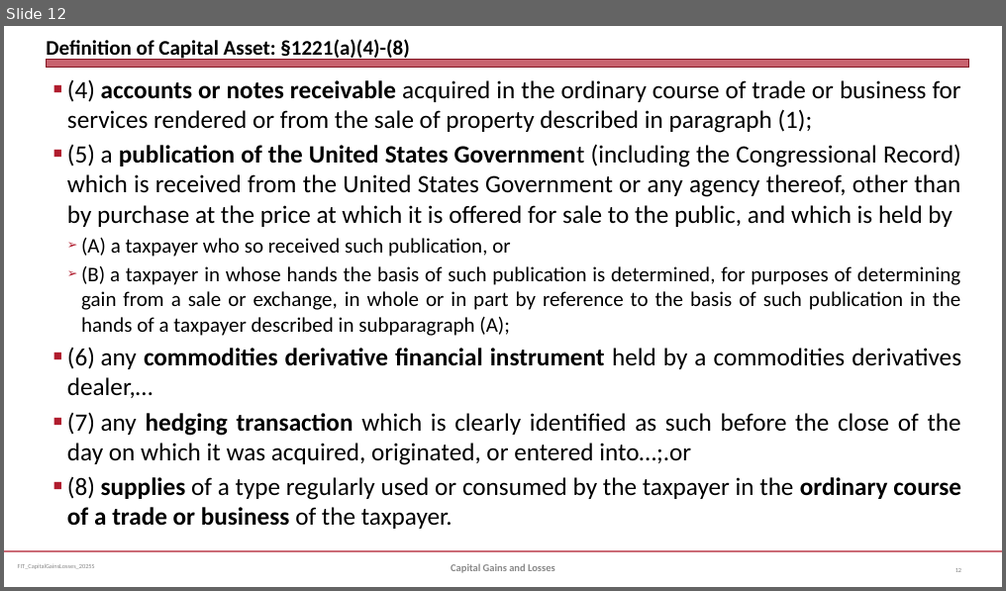
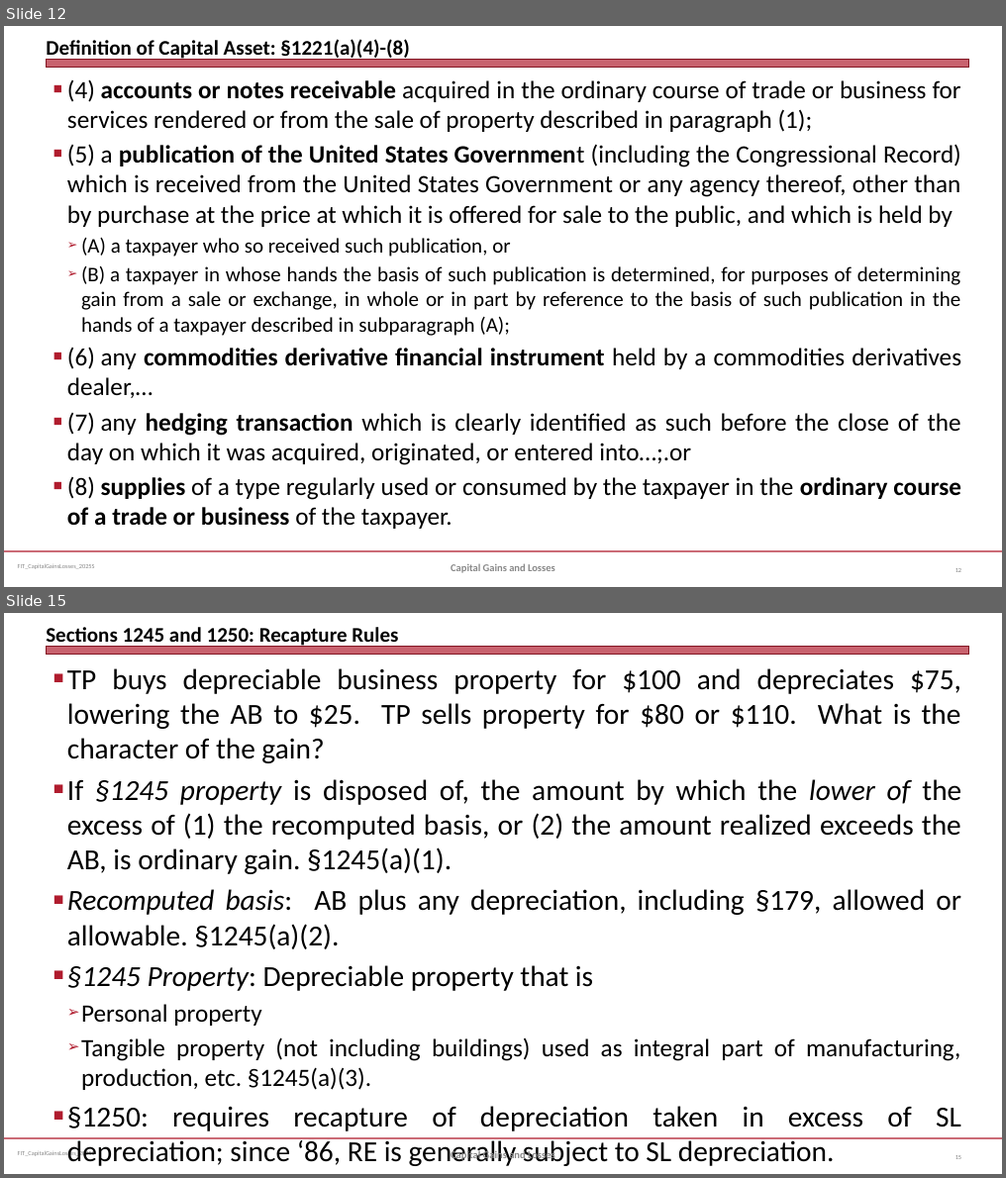
Before and after one commit to jmc877/Fed-Income-Tax, a slide deck: slides/FIT_CapitalGainsLosses_2025S.pptx. Shown one above the other, each under a label of ours: slide 12 before the commit, slides 12 and 15 after it; the slides between them are not shown. The pictures are 1006x591 and 1006x1178 pixels, drawn with LibreOffice and Linux fonts; fonts in the diff are those of the drawing. Boxes give left, top, right and bottom in pixels: in the first picture for what was removed or moved away, otherwise in the second. Text is boxed around its words. In the diff, an @@ line names an element or a change of style, - is before the commit and + after.

```diff
--- a/slides/FIT_CapitalGainsLosses_2025S.pptx
+++ b/slides/FIT_CapitalGainsLosses_2025S.pptx
@@ slide 15 added at [4, 613, 1002, 1174], background #FFFFFF; not listed: 3 template elements that a slide beside it also shows @@
@@ title added at [46, 627, 398, 648], 20 pt, text #000000, bold @@
+Sections 1245 and 1250: Recapture Rules
@@ text added at [67, 668, 961, 1132], 28 pt, text #000000 @@
+■ TP buys depreciable business property for $100 and depreciates $75, lowering the AB to $25. TP sells property for $80 or $110. What is the character of the gain?
+■ If §1245 property is disposed of, the amount by which the lower of the excess of (1) the recomputed basis, or (2) the amount realized exceeds the AB, is ordinary gain. §1245(a)(1).
+■ Recomputed basis: AB plus any depreciation, including §179, allowed or allowable. §1245(a)(2).
+■ §1245 Property: Depreciable property that is
+  ➢ Personal property
+  ➢ Tangible property (not including buildings) used as integral part of manufacturing, production, etc. §1245(a)(3).
+■ §1250: requires recapture of depreciation taken in excess of SL depreciation; since ‘86, RE is generally subject to SL depreciation.
@@ text added at [450, 1151, 555, 1162], 10 pt, text #898989, bold @@
+Capital Gains and Losses
@@ page number added at [955, 1156, 961, 1159], 6 pt, text #808080 @@
+15
```
Also in this commit, not shown: 2 slides changed, 3 other slides added, 20 other files.
